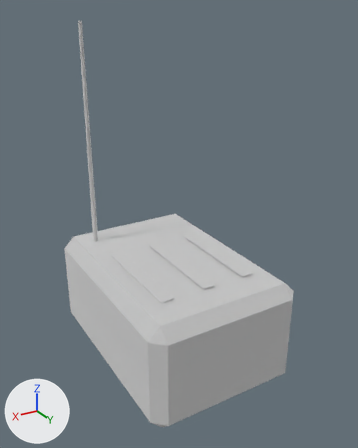
What one commit did to the glTF model ambush_loop/art/v2/models/decoy_lod0.glb.
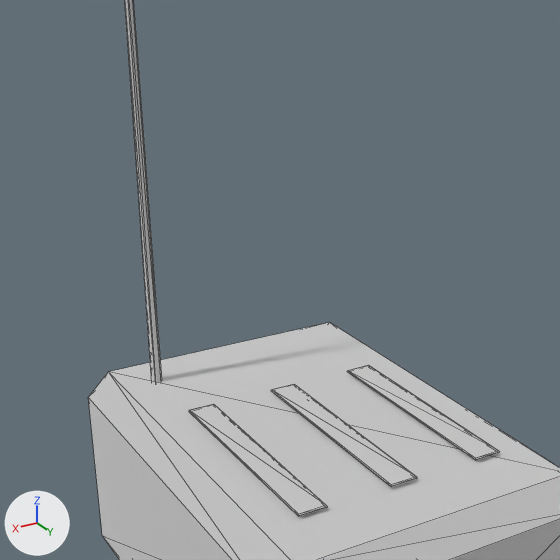
Each version appears first whole from a 50 mm camera at (0.231, 0.405, 0.349) aimed at (-0.005, 0.012, 0.152), and next in a close-up on the part from 7% to 79% of the width and 15% to 72% of the height. Arrows for +X, +Y and +Z are at lower left; the lights stay in place. The first two pictures are the older version. The close-ups show mesh edges as thin lines. Vertices at exactly the same position are counted once.

Before the edit, the objects in view are built like this:
```python
me_cube_360 = bpy.data.meshes.new('Cube.360')
me_cube_360.from_pydata(...)  # 84 vertices, 148 faces; spans x -0.08..0.08, y -0.115..0.115, z 0.0..0.34
me_cube_360.materials.append(mat_v2_actor_atlas)  # white #e7e7e7
ob_decoy_body = bpy.data.objects.new('decoy_body', me_cube_360)
ob_decoy_body.location = (0.0, 0.0, 0.0)
```
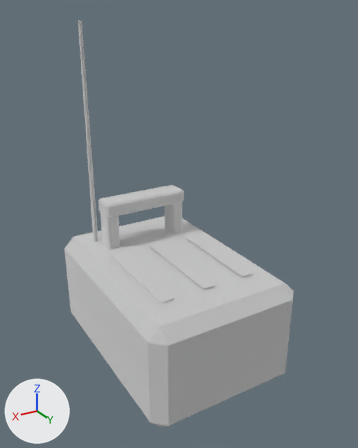
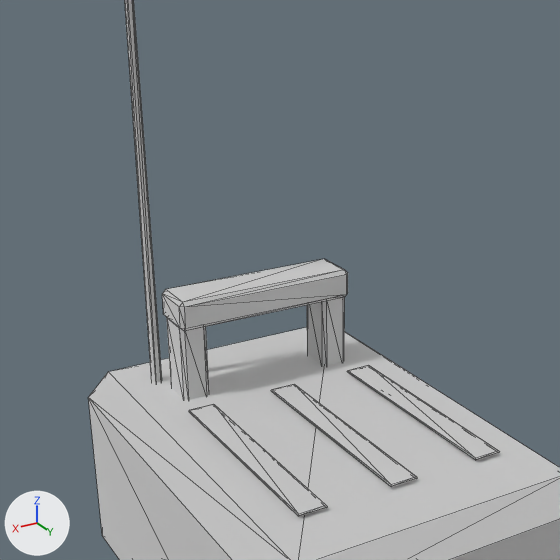
What differs and where, as boxes [x1, y1, x2, y2] in the close-ups (560 x 560 px):
part 1 of me_cube_360, added
    after: [162, 259, 348, 331]
part 2 of me_cube_360, added
    after: [307, 297, 345, 366]
part 3 of me_cube_360, added
    after: [167, 318, 209, 400]

The change, as a diff of the scene's bpy script:
```diff
--- a/ambush_loop/art/v2/models/decoy_lod0.glb.py
+++ b/ambush_loop/art/v2/models/decoy_lod0.glb.py
@@ me_cube_360 @@
 # used by ob_decoy_body; location = (0.0, 0.0, 0.0)
-me_cube_360.from_pydata(...)  # 84 vertices, 148 faces; spans x -0.08..0.08, y -0.115..0.115, z 0.0..0.34
+me_cube_360.from_pydata(...)  # 156 vertices, 280 faces; spans x -0.08..0.08, y -0.115..0.115, z 0.0..0.34
+# me_cube_360 part 1: a new loose piece of 24 vertices spanning x -0.047..0.047, y -0.072..-0.047, z 0.147..0.162, in mat_v2_actor_atlas (white #e7e7e7)
+# me_cube_360 part 2: a new loose piece of 24 vertices spanning x -0.047..-0.033, y -0.07..-0.05, z 0.105..0.15, in mat_v2_actor_atlas (white #e7e7e7)
+# me_cube_360 part 3: a new loose piece of 24 vertices spanning x 0.033..0.047, y -0.07..-0.05, z 0.105..0.15, in mat_v2_actor_atlas (white #e7e7e7)
+# other edits to the shape of me_cube_360 do not show in these pictures
 me_cube_360.materials.append(mat_v2_actor_atlas)
```
